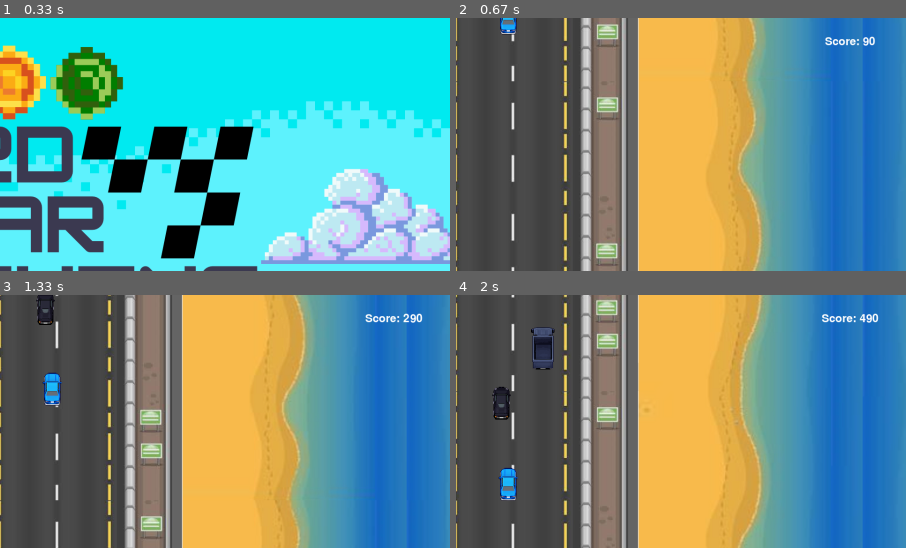
Above: before the commit, frames 1-4 (two rows, left to right).
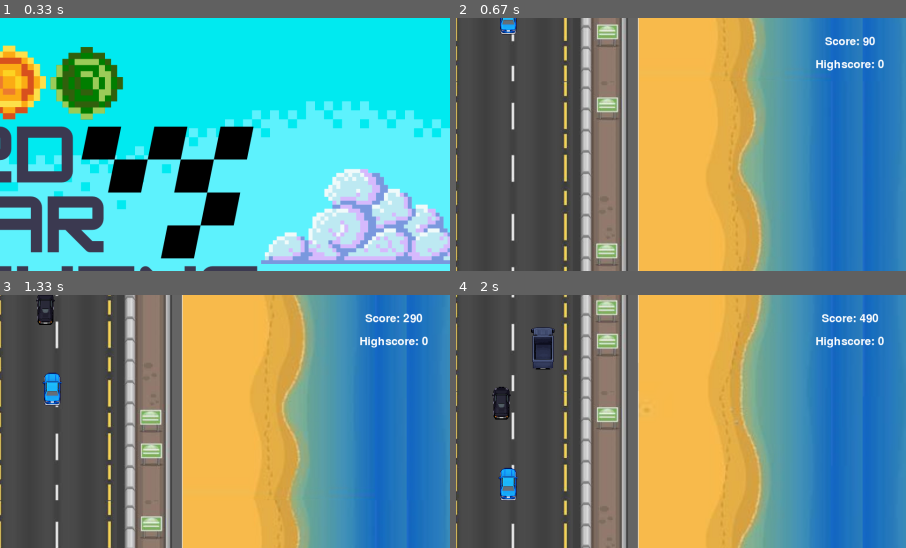
Above: after the commit, the same moments.

Repository: DarrenGuev/GameDevCars
Game: pygame game, started from main.py
Same seed, same stepped clock (60 frames per second), same inputs: the game is played once before the commit and once after it.
Inputs (mouse positions are % of the whole screen's width and height, from its top left):
- Up to frame 1 (0.33 s): no input
- Up to frame 2 (0.67 s): click "Start" at 0.38 s
- Up to frame 3 (1.33 s): hold Right 0.67-1.13 s; move the mouse to (46, 55) at 0.7 s; hold Right from 1.17 s (still down)
- Up to frame 4 (2 s): release Right at 1.63 s; hold Left from 1.67 s (still down)
The pictures show only the part of the screen within x 50-100%, y 0-50%; the shares and areas given below are measured in that part.

Frame 1 is identical in both runs. In frame 2, 0.3% of the frame differs, in the area x 80-96%, y 16-21%; in frame 3, 0.3%; in frame 4, 0.3%.

Commit message:
highscore

Diff:
--- a/main.py
+++ b/main.py
@@ -127,6 +127,7 @@
                            enemyCar12, enemyCar13, enemyCar14, enemyCar16, enemyCar18, enemyCar19,
                            enemyCar20, enemyCar21, enemyCar22, enemyCar23, enemyCar24]
 
+
     man = player_test(910, 850, 90, 90)
     collision1 = 850
     collision2 = 1250
--- a/screen.py
+++ b/screen.py
@@ -41,6 +41,12 @@
         text_rect.center = (1800, 50)
         self.win.blit(score_text, text_rect)
 
+    def draw_highscore(self, highscore):
+        highscore_text = self.font.render("Highscore: " + str(highscore), True, (255, 255, 255))
+        text_rect = highscore_text.get_rect()
+        text_rect.center = (1800, 100)
+        self.win.blit(highscore_text, text_rect)
+
     def redraw_game_window(self, man, enemies):
         self.win.fill((119, 119, 119))
         self.update_background()
@@ -48,6 +54,7 @@
         for enemy in enemies:
             enemy.draw(self.win)
         self.draw_score()
+        self.draw_highscore(0)
         pygame.display.update()
 
     def increase_score(self):
